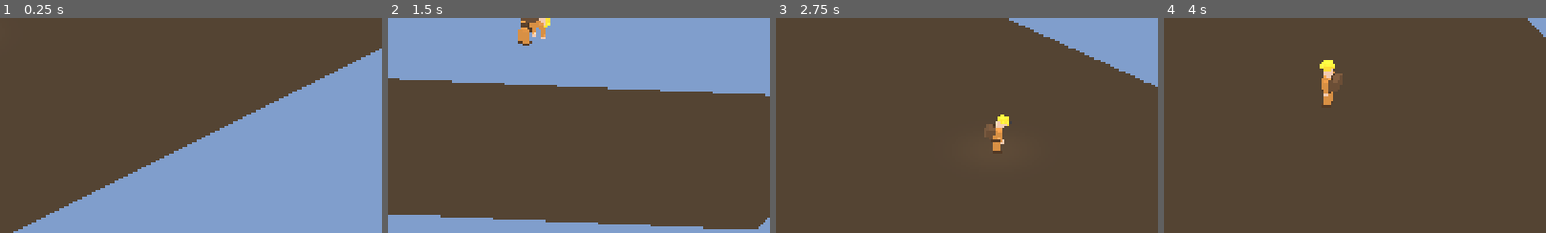
Above: before the commit, frames 1-4 (left to right).
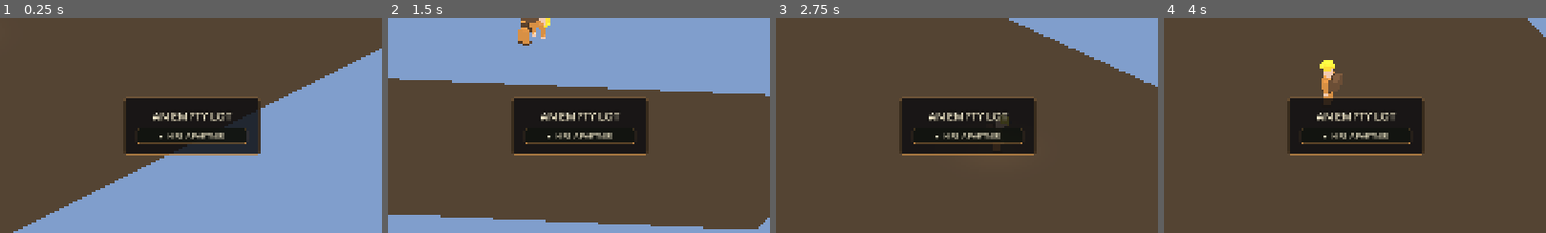
Above: after the commit, the same moments.

Repository: jaredclarkgay/space-tower-iso
Game: Godot game, scene res://scenes/tower/tower.tscn
Two runs of this game, one before a commit and one after it. Both use one fixed random seed, a clock stepped at 60 frames per second and the inputs below.
Inputs (mouse positions are % of the whole screen's width and height, from its top left):
- Up to frame 1 (0.25 s): no input
- Up to frame 2 (1.5 s): tap Enter at 0.5 s; move the mouse to (72, 45) at 0.52 s; hold D (move_right) 0.53-1.25 s; hold Space (jump) 0.53-1.25 s; click (72, 45) at 0.67 s; drag from (30, 55) to (45, 70) at 1.27 s
- Up to frame 3 (2.75 s): move the mouse to (60, 28) at 2.02 s; hold D (move_right) from 2.03 s (still down); hold Q (camera_rotate_left) from 2.03 s (still down); click (60, 28) at 2.17 s; tap Space (jump) at 2.3 s
- Up to frame 4 (4 s): release D (move_right) at 2.75 s; release Q (camera_rotate_left) at 2.75 s; drag from (45, 70) to (20, 35) at 2.77 s; tap Space (jump) at 3.5, 3.77, 3.8 s; move the mouse to (80, 65) at 3.52 s; hold A (move_left) from 3.53 s (still down); hold Mouse wheel up (camera_zoom_in) from 3.53 s (still down); click (80, 65) at 3.67 s
The pictures show only the part of the screen within x 25-75%, y 25-75%; the shares and areas given below are measured in that part.

The runs differ from the first frame. In frame 1, 9.3% of the frame differs, in the area x 32-69%, y 37-64%; in frame 2, 9.1%; in frame 3, 9.2%; in frame 4, 9.1%.

Commit message:
feat(director): one-of-five partner hire (HIRE_PARTNER, step 3)
On the exterior, pick one of five helper names. Stores GameState.partner_name,
advances the phase, and hands off into the tower (today's Garden spawn). Pure
story beat — zero mechanical consequence (no per-name effects, no stats).

Two walkable exterior beats: EMPTY_LOT shows a "HIRE A PARTNER" CTA card;
clicking it advances to HIRE_PARTNER and reveals the five names; picking one
stores it, sets BUILD_STRUCTURE, and calls tower_controller.enter_tower().

- hire_partner.gd: the card. Mirrors camera_modes_hud.gd — clickable
  PanelContainer cells via gui_input (NOT Button), sidestepping the
  Space/Enter ui_accept-vs-jump trap by construction (F-008). Self-shows by
  phase via phase_changed; shrink-wrapped centered card.
- partner_name field + PARTNER_NAMES placeholders; tower_controller joins the
  "tower_controller" group so the panel can reach enter_tower().

Verified (windowed): CTA -> five names -> pick stores "REESE", advances to
phase 2, lands on the normal Garden with the card gone. Parse clean; Cody and
all interiors untouched.

Co-Authored-By: Claude Opus 4.8 (1M context) <noreply@anthropic.com>

Diff:
--- a/autoloads/constants.gd
+++ b/autoloads/constants.gd
@@ -433,6 +433,9 @@
 const LOT_SIZE := 24.0                        # m — dirt plane side length
 const LOT_GROUND_Y := 0.0                     # top surface = player feet datum
 const LOT_DIRT_COLOR := Color(0.33, 0.26, 0.19)
+# Five helper names offered at the HIRE_PARTNER beat. Placeholder flavour names —
+# the hire has no mechanical consequence; rename freely (worldbuilding is Q-005).
+const PARTNER_NAMES := ["MARA", "TOBIN", "REESE", "IRIS", "VANCE"]
 
 # --- Floor 1 (utility / infrastructure floor under the Garden) -----------
 # Operator's renumber: Garden = Floor 2, Floor 1 = utility floor below.
--- a/autoloads/game_state.gd
+++ b/autoloads/game_state.gd
@@ -40,6 +40,10 @@
 # GameDirector owns it; GameState only stores it. Literal default (no
 # GameDirector ref) keeps GameState free of a load-order dependency.
 var phase := 0   # GameDirector.Phase.EMPTY_LOT
+
+# The hired partner's name (HIRE_PARTNER beat). Pure story flavour — no
+# mechanical effect. Empty until the player picks one on the exterior.
+var partner_name := ""
 
 # Number of times the player has manually harvested a plant. Drives the
 # Cody-arrival threshold and the Schematics-button reveal — count, not
--- /dev/null
+++ b/scenes/garden/hire_partner.gd
@@ -0,0 +1,164 @@
+extends Control
+
+# The exterior hire beat (GameDirector EMPTY_LOT -> HIRE_PARTNER). A centered card
+# on the empty lot:
+#   EMPTY_LOT    -> a single "HIRE A PARTNER" CTA.
+#   HIRE_PARTNER -> "CHOOSE YOUR PARTNER" + the five names; picking one stores it
+#                   in GameState, advances the phase, and hands off into the tower.
+# Pure story beat — no mechanical consequence. Mirrors camera_modes_hud.gd:
+# clickable PanelContainer cells via gui_input (NOT Button, so nothing can steal
+# the Space/Enter ui_accept that jump is bound to — F-008).
+
+# GameDirector.Phase values (ints; set_phase takes the enum). Kept as literals to
+# avoid any cross-autoload enum-resolution fuss, matching GameState.phase.
+const _PHASE_EMPTY_LOT := 0
+const _PHASE_HIRE_PARTNER := 1
+const _PHASE_BUILD_STRUCTURE := 2
+
+@onready var _c: Node = get_node("/root/Constants")
+@onready var _gs: Node = get_node("/root/GameState")
+@onready var _gd: Node = get_node("/root/GameDirector")
+
+var _title: Label
+var _cta_cell: PanelContainer
+var _names_box: VBoxContainer
+var _style_idle: StyleBoxFlat
+var _style_hover: StyleBoxFlat
+
+
+func _ready() -> void:
+	mouse_filter = Control.MOUSE_FILTER_PASS
+	anchor_right = 1.0
+	anchor_bottom = 1.0
+	_style_idle = _make_style(Color(0.07, 0.08, 0.06, 0.9), Color(0.78, 0.55, 0.28, 0.5))
+	_style_hover = _make_style(Color(0.16, 0.13, 0.07, 0.96), Color(0.96, 0.74, 0.36, 0.95))
+
+	# Centered card.
+	var card := PanelContainer.new()
+	card.add_theme_stylebox_override("panel", _make_style(Color(0.05, 0.05, 0.06, 0.82), Color(0.78, 0.55, 0.28, 0.35)))
+	card.mouse_filter = Control.MOUSE_FILTER_PASS
+	# Centered, shrink-wrapped to its content so the CTA card is compact and the
+	# name list grows the card from the centre (no fixed empty space).
+	card.anchor_left = 0.5
+	card.anchor_right = 0.5
+	card.anchor_top = 0.5
+	card.anchor_bottom = 0.5
+	card.grow_horizontal = Control.GROW_DIRECTION_BOTH
+	card.grow_vertical = Control.GROW_DIRECTION_BOTH
+	add_child(card)
+
+	var margin := MarginContainer.new()
+	for side in ["left", "right", "top", "bottom"]:
+		margin.add_theme_constant_override("margin_" + side, 22)
+	card.add_child(margin)
+
+	var vbox := VBoxContainer.new()
+	vbox.add_theme_constant_override("separation", 10)
+	vbox.mouse_filter = Control.MOUSE_FILTER_PASS
+	margin.add_child(vbox)
+
+	_title = Label.new()
+	_title.horizontal_alignment = HORIZONTAL_ALIGNMENT_CENTER
+	_title.add_theme_font_size_override("font_size", 28)
+	_title.add_theme_color_override("font_color", Color(0.96, 0.92, 0.8))
+	_title.add_theme_color_override("font_outline_color", Color(0, 0, 0, 0.85))
+	_title.add_theme_constant_override("outline_size", 5)
+	_title.mouse_filter = Control.MOUSE_FILTER_IGNORE
+	vbox.add_child(_title)
+
+	# CTA cell (EMPTY_LOT).
+	_cta_cell = _make_cell("▸  HIRE A PARTNER")
+	_cta_cell.gui_input.connect(_on_cta_input)
+	vbox.add_child(_cta_cell)
+
+	# Five name cells (HIRE_PARTNER).
+	_names_box = VBoxContainer.new()
+	_names_box.add_theme_constant_override("separation", 6)
+	_names_box.mouse_filter = Control.MOUSE_FILTER_PASS
+	vbox.add_child(_names_box)
+	for nm in _c.PARTNER_NAMES:
+		var cell := _make_cell(String(nm))
+		cell.gui_input.connect(_on_name_input.bind(String(nm)))
+		_names_box.add_child(cell)
+
+	if _gd.has_signal("phase_changed"):
+		_gd.phase_changed.connect(_on_phase_changed)
+	_refresh()
+
+
+func _on_phase_changed(_phase: int) -> void:
+	_refresh()
+
+
+# Show the layout matching the current phase; hide the panel off the exterior.
+func _refresh() -> void:
+	var phase: int = int(_gd.current_phase)
+	visible = phase == _PHASE_EMPTY_LOT or phase == _PHASE_HIRE_PARTNER
+	if not visible:
+		return
+	var hiring: bool = phase == _PHASE_HIRE_PARTNER
+	_title.text = "CHOOSE YOUR PARTNER" if hiring else "AN EMPTY LOT"
+	_cta_cell.visible = not hiring
+	_names_box.visible = hiring
+
+
+func _on_cta_input(event: InputEvent) -> void:
+	if _is_left_click(event):
+		_gd.set_phase(_PHASE_HIRE_PARTNER)
+		accept_event()
+
+
+func _on_name_input(event: InputEvent, nm: String) -> void:
+	if _is_left_click(event):
+		_gs.partner_name = nm
+		_gd.set_phase(_PHASE_BUILD_STRUCTURE)
+		var tower: Node = get_tree().get_first_node_in_group("tower_controller")
+		if tower and tower.has_method("enter_tower"):
+			tower.enter_tower()
+		accept_event()
+
+
+func _is_left_click(event: InputEvent) -> bool:
+	return event is InputEventMouseButton and event.pressed \
+			and event.button_index == MOUSE_BUTTON_LEFT
+
+
+func _make_cell(label_text: String) -> PanelContainer:
+	var cell := PanelContainer.new()
+	cell.custom_minimum_size = Vector2(280.0, 40.0)
+	cell.add_theme_stylebox_override("panel", _style_idle)
+	cell.mouse_filter = Control.MOUSE_FILTER_STOP
+	cell.mouse_default_cursor_shape = Control.CURSOR_POINTING_HAND
+	cell.mouse_entered.connect(func(): cell.add_theme_stylebox_override("panel", _style_hover))
+	cell.mouse_exited.connect(func(): cell.add_theme_stylebox_override("panel", _style_idle))
+
+	var label := Label.new()
+	label.text = label_text
+	label.horizontal_alignment = HORIZONTAL_ALIGNMENT_CENTER
+	label.vertical_alignment = VERTICAL_ALIGNMENT_CENTER
+	label.add_theme_font_size_override("font_size", 18)
+	label.add_theme_color_override("font_color", Color(0.93, 0.9, 0.78, 0.96))
+	label.add_theme_color_override("font_outline_color", Color(0, 0, 0, 0.7))
+	label.add_theme_constant_override("outline_size", 3)
+	label.mouse_filter = Control.MOUSE_FILTER_IGNORE
+	cell.add_child(label)
+	return cell
+
+
+func _make_style(bg: Color, border: Color) -> StyleBoxFlat:
+	var s := StyleBoxFlat.new()
+	s.bg_color = bg
+	s.border_color = border
+	s.border_width_left = 2
+	s.border_width_top = 2
+	s.border_width_right = 2
+	s.border_width_bottom = 2
+	s.corner_radius_top_left = 6
+	s.corner_radius_top_right = 6
+	s.corner_radius_bottom_right = 6
+	s.corner_radius_bottom_left = 6
+	s.content_margin_left = 10
+	s.content_margin_right = 10
+	s.content_margin_top = 6
+	s.content_margin_bottom = 6
+	return s
--- a/scenes/tower/tower.tscn
+++ b/scenes/tower/tower.tscn
@@ -24,6 +24,7 @@
 [ext_resource type="Script" path="res://scenes/sky_lounge/sky_lounge.gd" id="22_skylounge"]
 [ext_resource type="Script" path="res://scenes/shared/cityscape.gd" id="23_city"]
 [ext_resource type="Script" path="res://scenes/shared/empty_lot.gd" id="24_lot"]
+[ext_resource type="Script" path="res://scenes/garden/hire_partner.gd" id="25_hire"]
 
 [sub_resource type="Environment" id="Environment_tower"]
 background_mode = 1
@@ -137,6 +138,13 @@
 utility_group_path = NodePath("../UtilityGroup")
 schematic_path = NodePath("../GardenGroup/CodySchematic")
 
+[node name="HirePartner" type="Control" parent="HUD"]
+anchors_preset = 15
+anchor_right = 1.0
+anchor_bottom = 1.0
+mouse_filter = 1
+script = ExtResource("25_hire")
+
 [node name="Floors" type="Node3D" parent="."]
 
 [node name="Utility" type="Node3D" parent="Floors"]
--- a/scenes/tower/tower_controller.gd
+++ b/scenes/tower/tower_controller.gd
@@ -73,6 +73,7 @@
 	_env_light = get_node_or_null(env_light_path)
 	_cityscape = get_node_or_null(cityscape_path)
 	_empty_lot = get_node_or_null(empty_lot_path)
+	add_to_group("tower_controller")   # so the hire panel can reach enter_tower()
 	var story: float = float(_c.FLOOR_3D_STORY_HEIGHT)
 	_reveal_margin = story * 0.5
 	for f in _FLOORS:
Not shown, added: scenes/garden/hire_partner.gd.uid
Not shown, changed: agent/session_log.md
